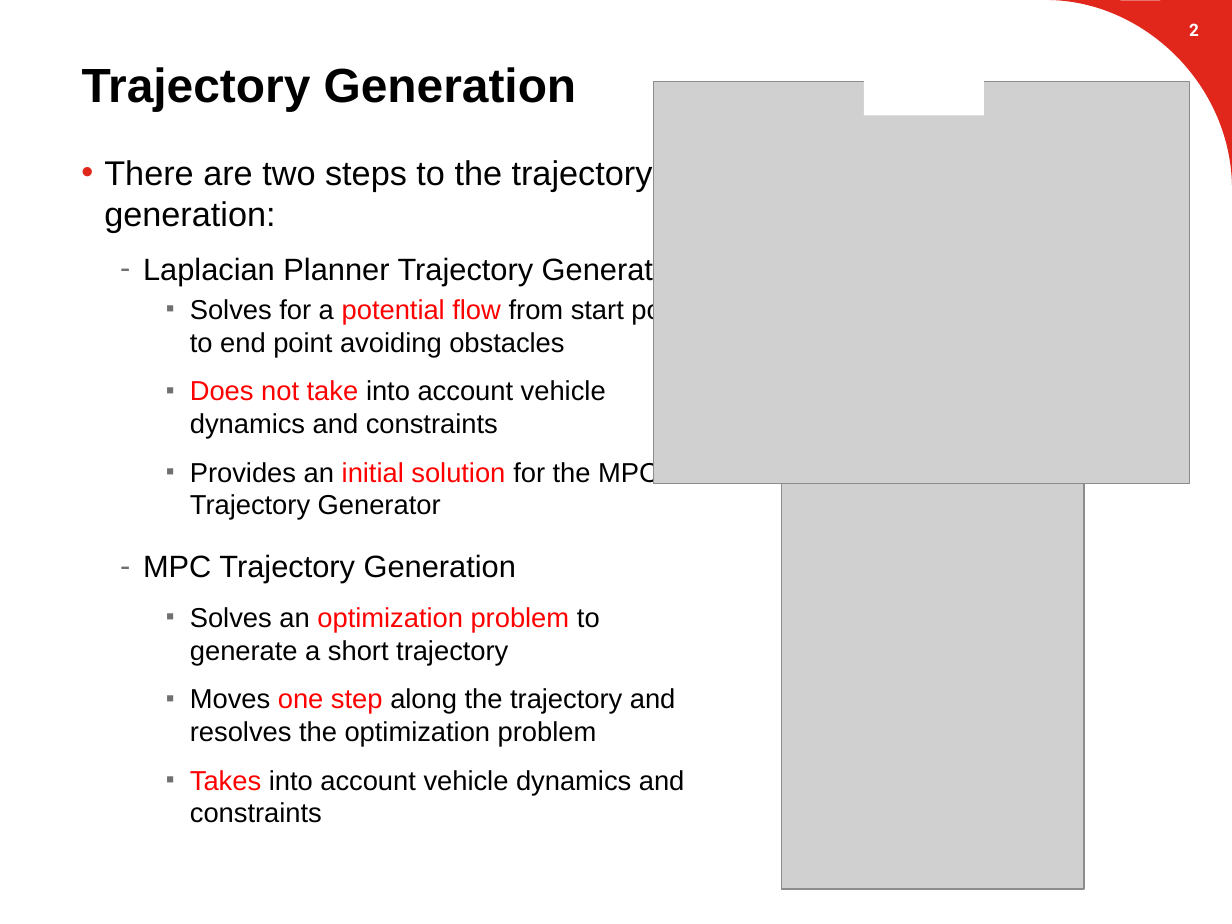
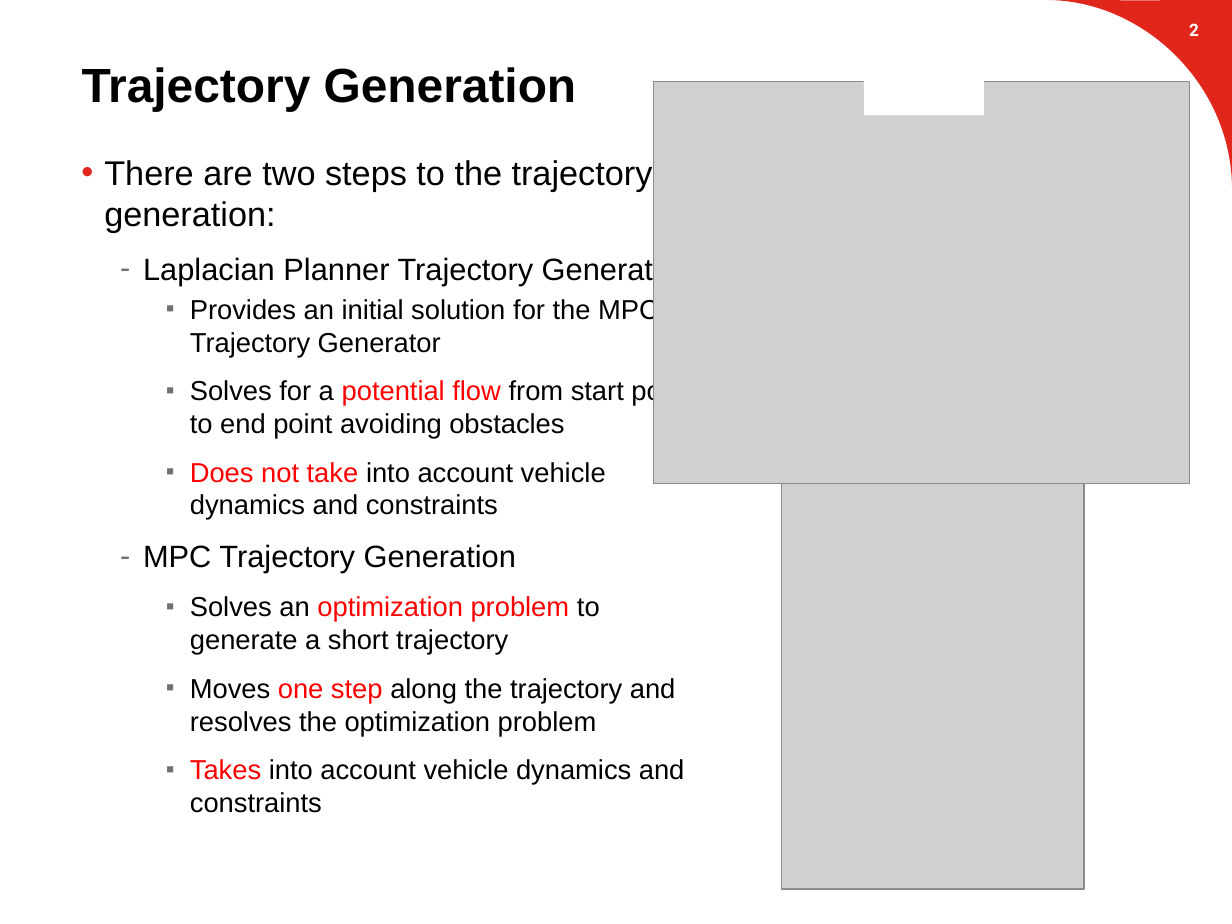
Before and after one commit to suvoganguli/GIG-MPC-Laplacian, a slide deck: slide 3 of 2D Results (mid-term short).pptx. Drawn at 1232x924 pixels with LibreOffice and Linux fonts; fonts in the diff are those of the drawing; grey boxes stand for pictures; background and template pictures are left out. Boxes give left, top, right and bottom in pixels: in the first picture for what was removed or moved away, otherwise in the second. Text is boxed around its words. In the diff, an @@ line names an element or a change of style, - is before the commit and + after.

```diff
--- a/2D Results (mid-term short).pptx
+++ b/2D Results (mid-term short).pptx
@@ text at bbox=[190, 297, 659, 357]: paragraph added @@
+    ▪ Provides an initial solution for the MPC Trajectory Generator
@@ text at bbox=[190, 460, 659, 520]: paragraph removed @@
-    ▪ Provides an initial solution for the MPC Trajectory Generator
```
Also in this commit, not shown: 9 other slides changed, 4 slides added.
